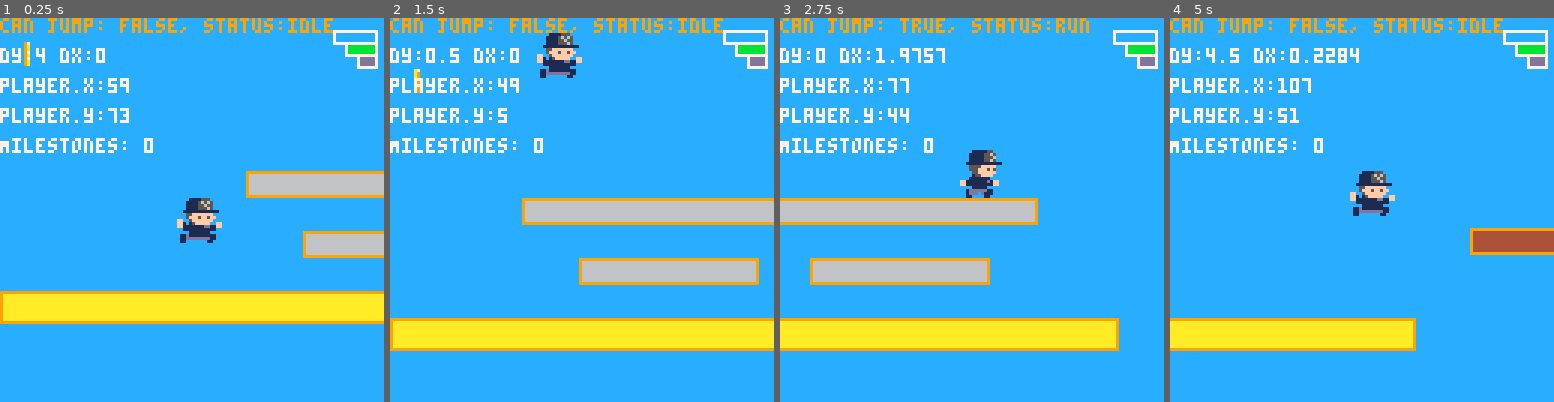
Above: before the commit, frames 1-4 (left to right).
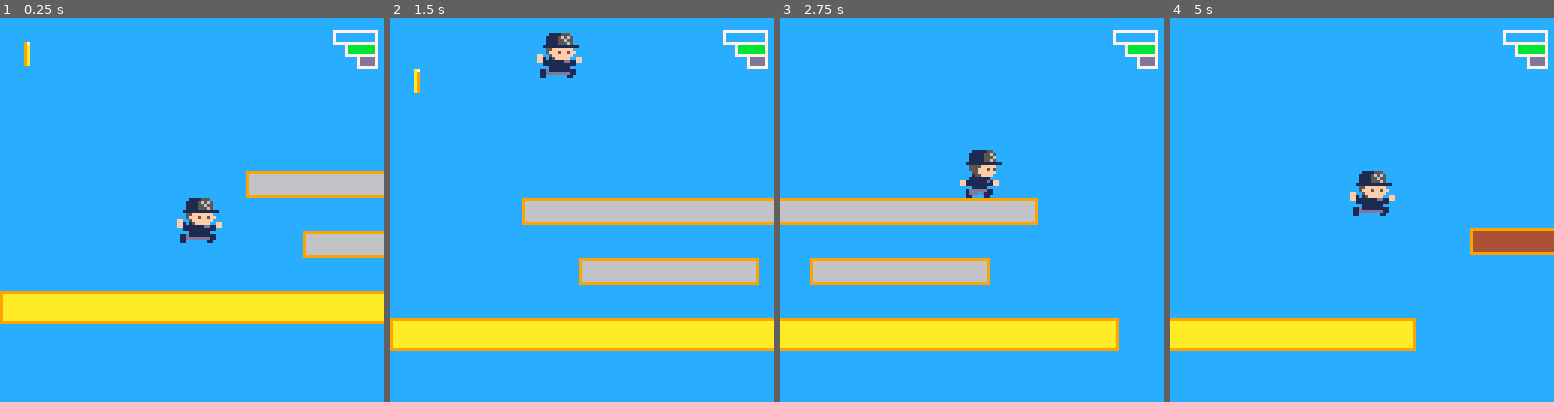
Above: after the commit, the same moments.

Repository: teamgantt/gantt-runner
Game: PICO-8 cartridge gantt-runner.p8
Two runs of this game, one before a commit and one after it. Both use one fixed random seed, a clock stepped at 60 frames per second and the inputs below.
Inputs:
- Up to frame 1 (0.25 s): no input
- Up to frame 2 (1.5 s): tap X (X key) at 0.33, 1.07 s; tap O (Z key) at 0.7 s
- Up to frame 3 (2.75 s): hold Right 1.6-2.1 s; tap O (Z key) at 1.7, 2.1, 2.5 s; tap X (X key) at 1.85 s; hold Right from 2.47 s (still down)
- Up to frame 4 (5 s): tap O (Z key) every 0.4 s from 2.9 to 4.9 s; tap X (X key) at 2.97, 4.08 s; release Right at 3.03 s; hold Left 3.08-3.58 s; hold Right 4.02-4.68 s

The runs differ from the first frame. In frame 1, 3.5% of the frame differs, in the area x 0-87%, y 0-36%; in frame 2, 3.5%; in frame 3, 3.6%; in frame 4, 3.9%.

Commit message:
exports with latest build

Diff:
--- a/gantt-runner.p8
+++ b/gantt-runner.p8
@@ -5,7 +5,7 @@
 --by tg devs
 
 function _init()
-	debug=true
+	debug=false
 	cam={x=0,y=0}
 	i_player()
 	i_gantt()
Not shown, added: gantt-runner.p8.png
Not shown, changed: gantt_runner_html/gantt_runner.js
